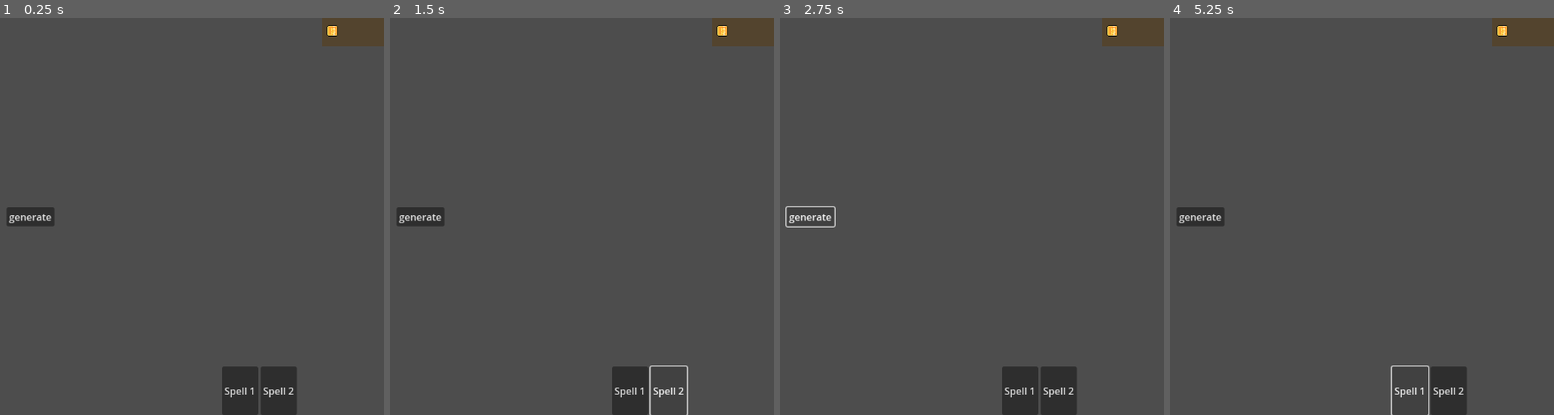
Above: before the commit, frames 1-4 (left to right).
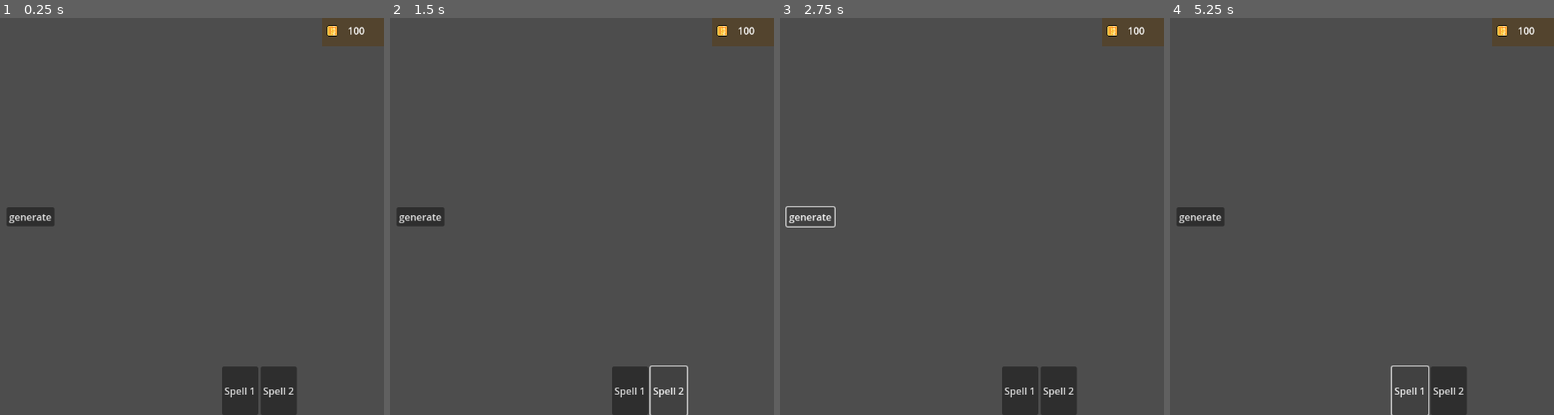
Above: after the commit, the same moments.

Repository: RobDot20/2D-Blackjack-Game
Game: Godot game, scene res://src/scenes/game.tscn
Two runs of this game, one before a commit and one after it. Both use one fixed random seed, a clock stepped at 60 frames per second and the inputs below.
Inputs:
- Up to frame 1 (0.25 s): no input
- Up to frame 2 (1.5 s): click "Spell 1" at 0.5 s; click "Spell 2" at 1.25 s
- Up to frame 3 (2.75 s): click "generate" at 2 s
- Up to frame 4 (5.25 s): click "Spell 1" at 2.75 s; click "Spell 2" at 3.5 s; click "generate" at 4.25 s; click "Spell 1" at 5 s

The runs differ from the first frame. In frame 1, less than 0.1% of the frame differs, in the area x 90-95%, y 2-5%; in frame 2, less than 0.1%; in frame 3, less than 0.1%; in frame 4, less than 0.1%.

Commit message:
"big" bugfix

Diff:
--- a/src/scripts/game.gd
+++ b/src/scripts/game.gd
@@ -59,10 +59,6 @@
 	#print(deck[1])
 @export var test_deck := Deck.new(false)
 
-#func _ready() -> void:
-	#test_deck = generate_new_deck(false)
-	#pass
-
 func _on_button_button_down() -> void:
 	if !test_deck : print("nope")
 	else : print("worked")
--- a/src/scripts/globals.gd
+++ b/src/scripts/globals.gd
@@ -1,3 +1,3 @@
 extends Node
 
-var player_money = 0
+var player_money = 100
--- a/src/scripts/label.gd
+++ b/src/scripts/label.gd
@@ -1,4 +1,4 @@
 extends Label
 
 func _process(_delta: float) -> void:
-	text = char(Globals.player_money)
+	text = str(Globals.player_money)
